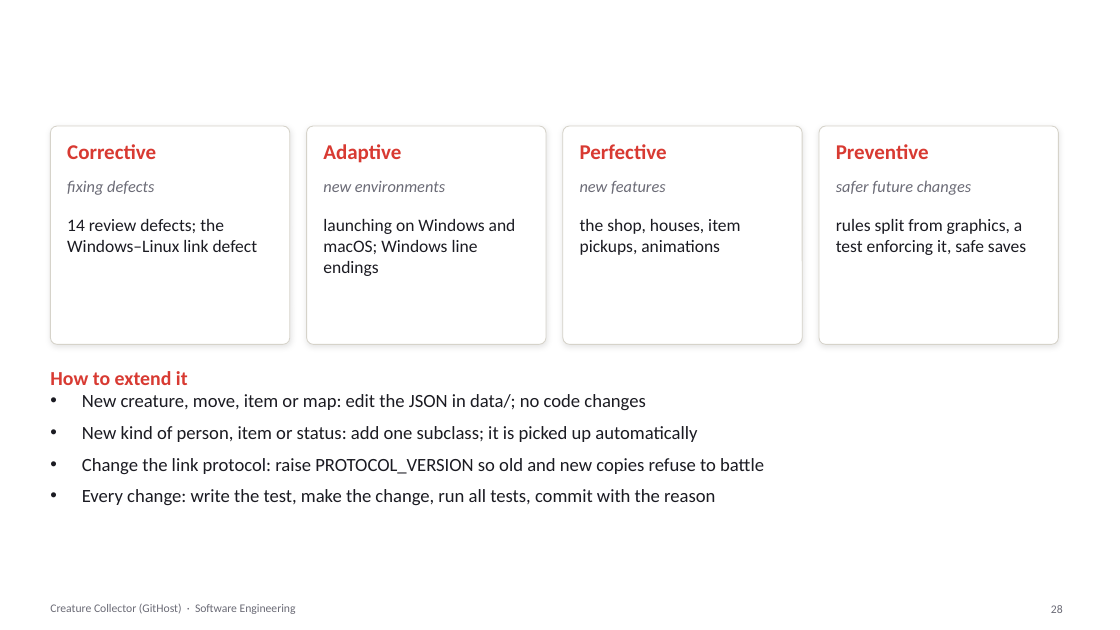
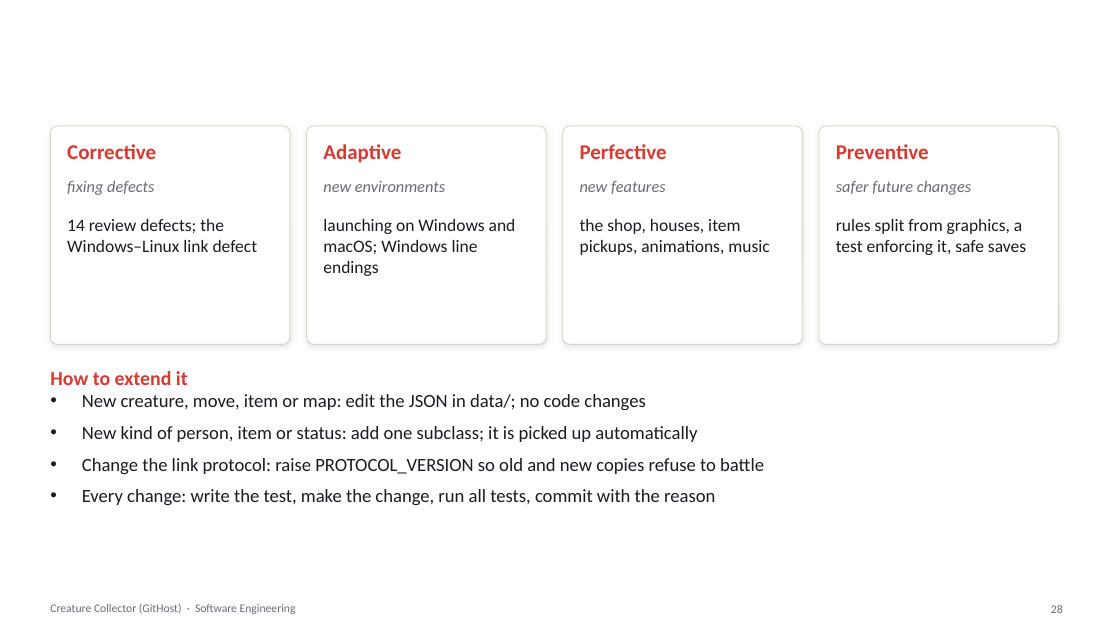
Before and after one commit to psdoom14/creature-collector, a slide deck: slide 28 of docs/se/CreatureCollector-SE.pptx. Drawn at 1120x630 pixels with LibreOffice and Linux fonts; fonts in the diff are those of the drawing; background and template pictures are left out. Boxes give left, top, right and bottom in pixels: in the first picture for what was removed or moved away, otherwise in the second. Text is boxed around its words. In the diff, an @@ line names an element or a change of style, - is before the commit and + after.

```diff
--- a/docs/se/CreatureCollector-SE.pptx
+++ b/docs/se/CreatureCollector-SE.pptx
@@ text at (x1=580, y1=219, x2=769, y2=255): text changed @@
-the shop, houses, item pickups, animations
+the shop, houses, item pickups, animations, music
```
Also in this commit, not shown: 3 other slides changed, 3 other files.
